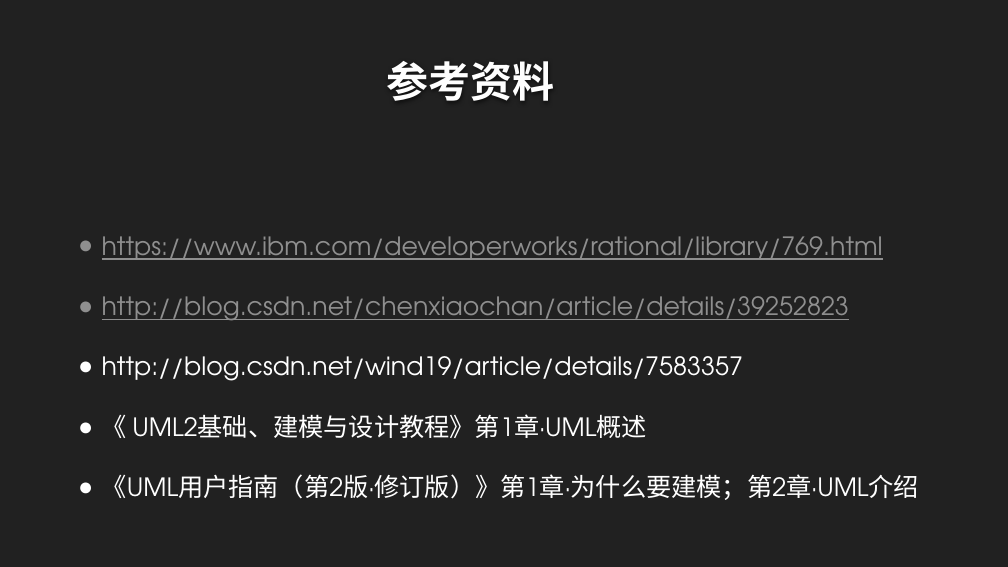
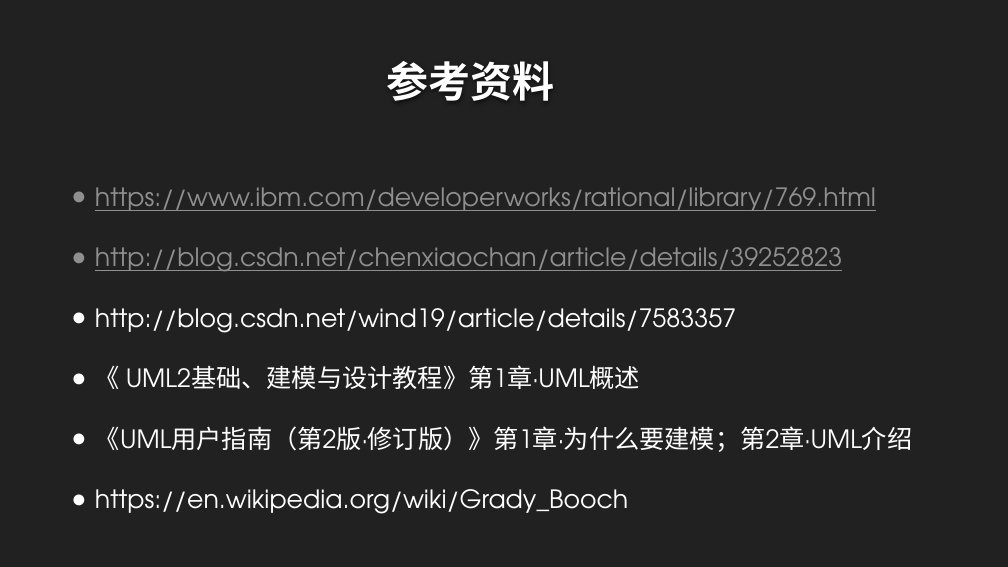
Before and after one commit to twn422/PRD2017, a slide deck: slide 26 of PRD-2017-G24/STW/非受控文件/翻转课堂作业/UML概述/UML概述.pptx (slide 25 before the commit). Drawn at 1008x567 pixels with LibreOffice and Linux fonts; fonts in the diff are those of the drawing; background and template pictures are left out. Boxes give left, top, right and bottom in pixels: in the first picture for what was removed or moved away, otherwise in the second. Text is boxed around its words. In the diff, an @@ line names an element or a change of style, - is before the commit and + after.

```diff
--- a/PRD-2017-G24/STW/非受控文件/翻转课堂作业/UML概述/UML概述.pptx
+++ b/PRD-2017-G24/STW/非受控文件/翻转课堂作业/UML概述/UML概述.pptx
@@ text "https://www.ibm.com/developerworks/rational/library/769.html": place and size @@
-text "https://www.ibm.com/developerworks/rational/library/769.html" at (102,236,919,500)
+text "https://www.ibm.com/developerworks/rational/library/769.html" at (95,187,912,514)
@@ text at (95,489,628,514): paragraph added @@
+● https://en.wikipedia.org/wiki/Grady_Booch
```
Also in this commit, not shown: 4 other slides changed, 1 slide added, 2 other files.
